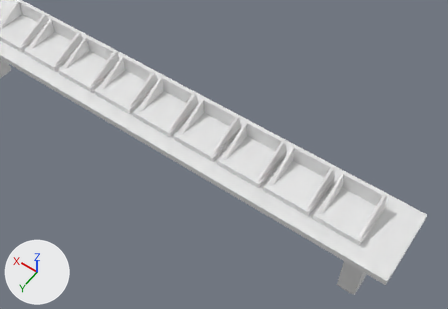
The Blender file mesa.blend, before and after one commit.
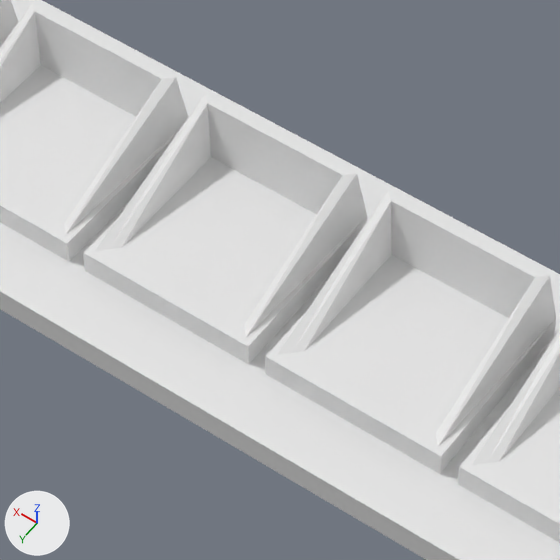
Each version is shown whole from a 50 mm lens placed at (-8.09, 29.76, 47.92), pointed at (12.66, 0.72, 2.28), then close up on the part from 34% to 64% of the width and 24% to 68% of the height. The lights are fixed; the arrows at lower left show +X, +Y and +Z.
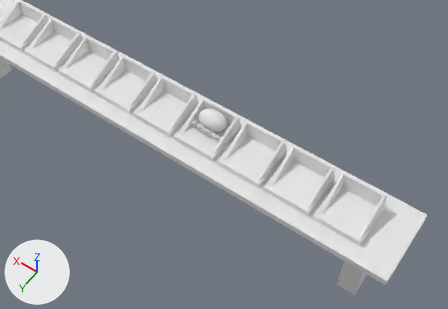
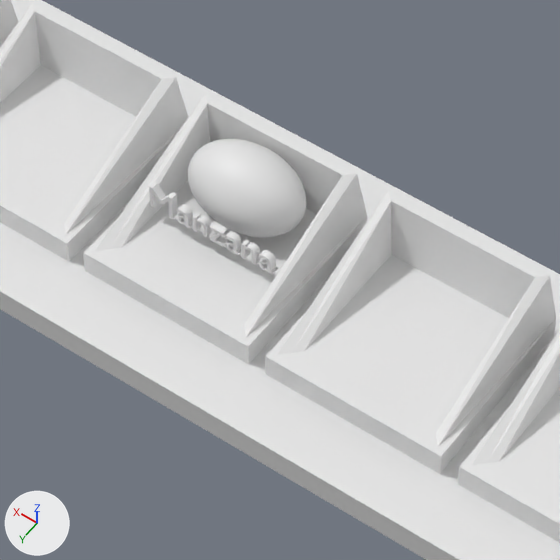
Changed parts and their boxes [x1, y1, x2, y2] in the close-ups (560 x 560 px):
'Sandía', added: after [188, 139, 306, 238]
'Text', added: after [149, 182, 278, 274]

Edits to the bpy script that builds the scene:
```text
Add mat_sandía:
    mat_sandía = principled_material('Sandía')
    mat_sandía.base_color = (0.8, 0.8, 0.8)  # white #e7e7e7
Add me_text:
    me_text.from_pydata(...)  # 1318 vertices, 1961 faces; spans x -2.07..1.32, y -0.21..0.48, z -0.27..0.27
Add me_sphere:
    me_sphere.from_pydata(...)  # a UV sphere (32 segments, 16 rings, poles along x) spanning x -1.47..1.47, y -1.0..1.0, z -1.0..1.0
    me_sphere.polygons.foreach_set('use_smooth', [True] * 512)
    me_sphere.materials.append(mat_sandía)  # white #e7e7e7
Add ob_text:
    ob_text = bpy.data.objects.new('Text', me_text)
    ob_text.location = (14.61, 0.52, 3.93)
    ob_text.rotation_euler = (1.571, 0.0, -3.142)  # degrees (90, 0, -180)
    ob_text.scale = (1.0, 1.0, 0.335)
Add ob_sandía:
    ob_sandía = bpy.data.objects.new('Sandía', me_sphere)
    ob_sandía.location = (15.01, -0.78, 4.17)
```
